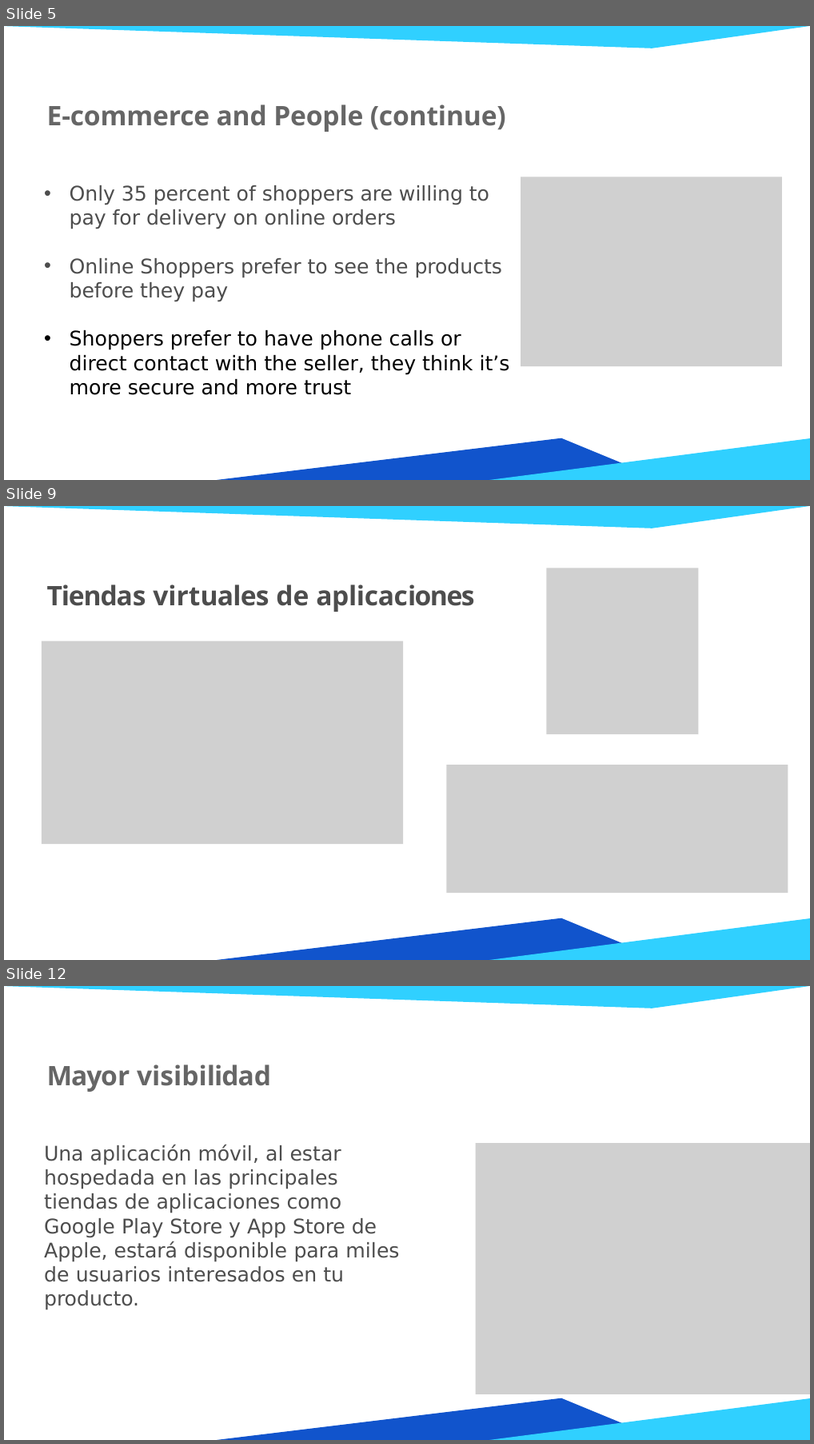
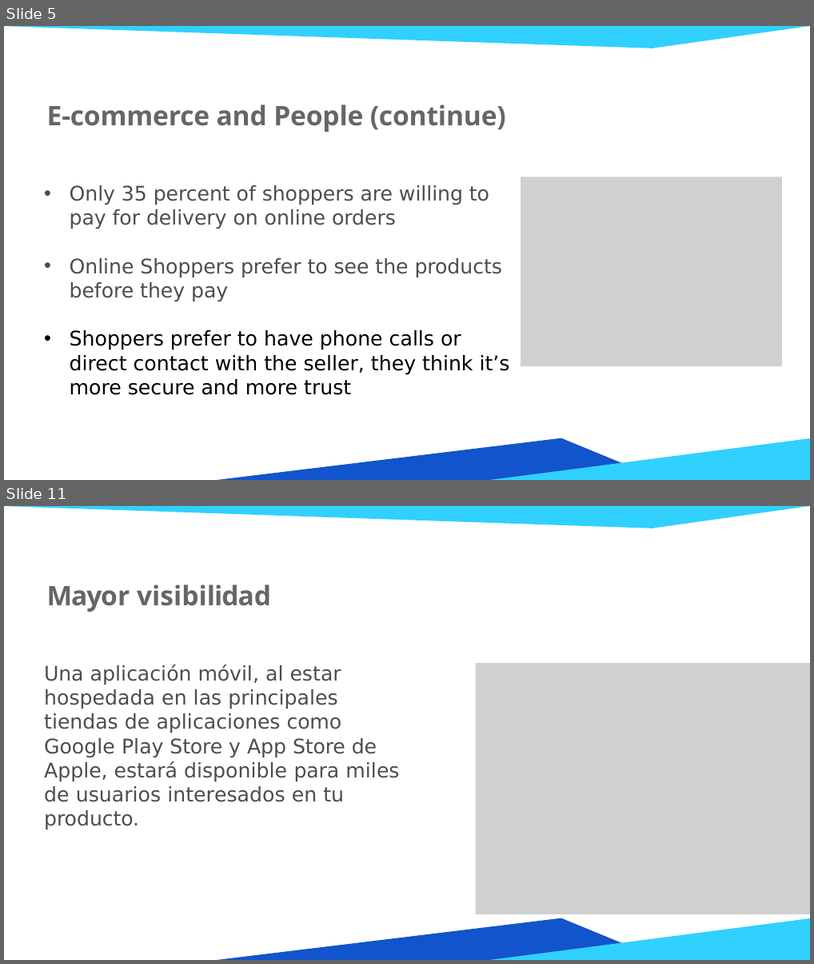
Before and after one commit to HenryHeng91/NU-Fast-Buy-and-Sell-APP, a slide deck: Documentation/NU E-Commerce Slide.pptx. Shown one above the other, each under a label of ours: slides 5, 9 and 12 before the commit, slides 5 and 11 after it; the slides between them are not shown. The pictures are 814x1444 and 814x964 pixels, drawn with LibreOffice and Linux fonts; fonts in the diff are those of the drawing; grey boxes stand for pictures; background and template pictures are left out. Boxes give left, top, right and bottom in pixels: in the first picture for what was removed or moved away, otherwise in the second. Text is boxed around its words. In the diff, an @@ line names an element or a change of style, - is before the commit and + after.

```diff
--- a/Documentation/NU E-Commerce Slide.pptx
+++ b/Documentation/NU E-Commerce Slide.pptx
@@ slide 9 removed at (4, 506, 810, 960), background #FFFFFF; not listed: 3 template elements that a slide beside it also shows @@
@@ picture removed at (546, 568, 698, 734) @@
@@ title removed at (47, 584, 474, 612) @@
-Tiendas virtuales de aplicaciones
@@ picture removed at (41, 640, 403, 844) @@
@@ picture removed at (446, 765, 789, 893) @@
@@ what was slide 12 is now slide 11 @@
```
Also in this commit, not shown: 1 slide changed, 4 slides added, 4 other slides removed, 8 other files.
